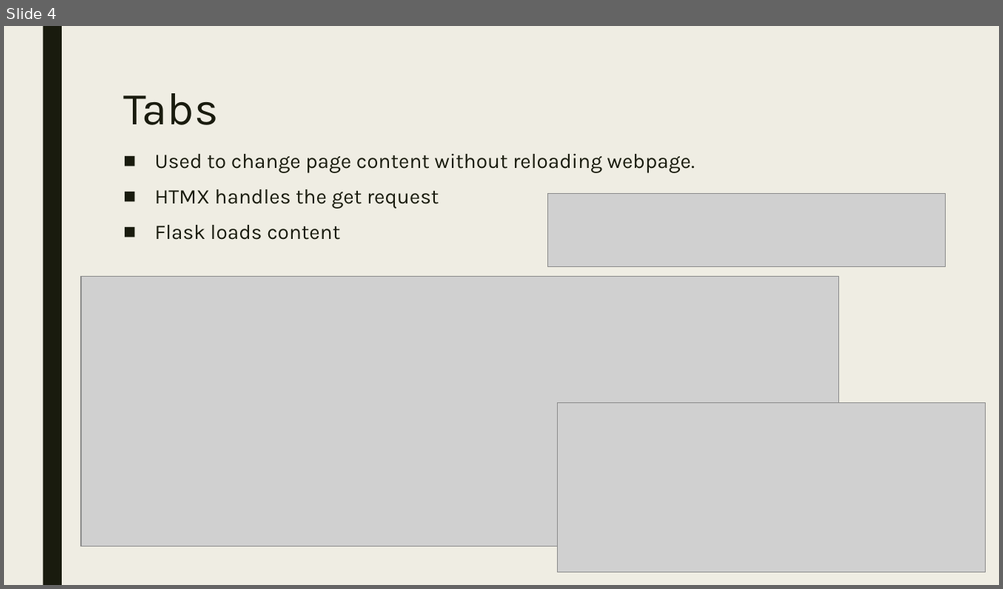
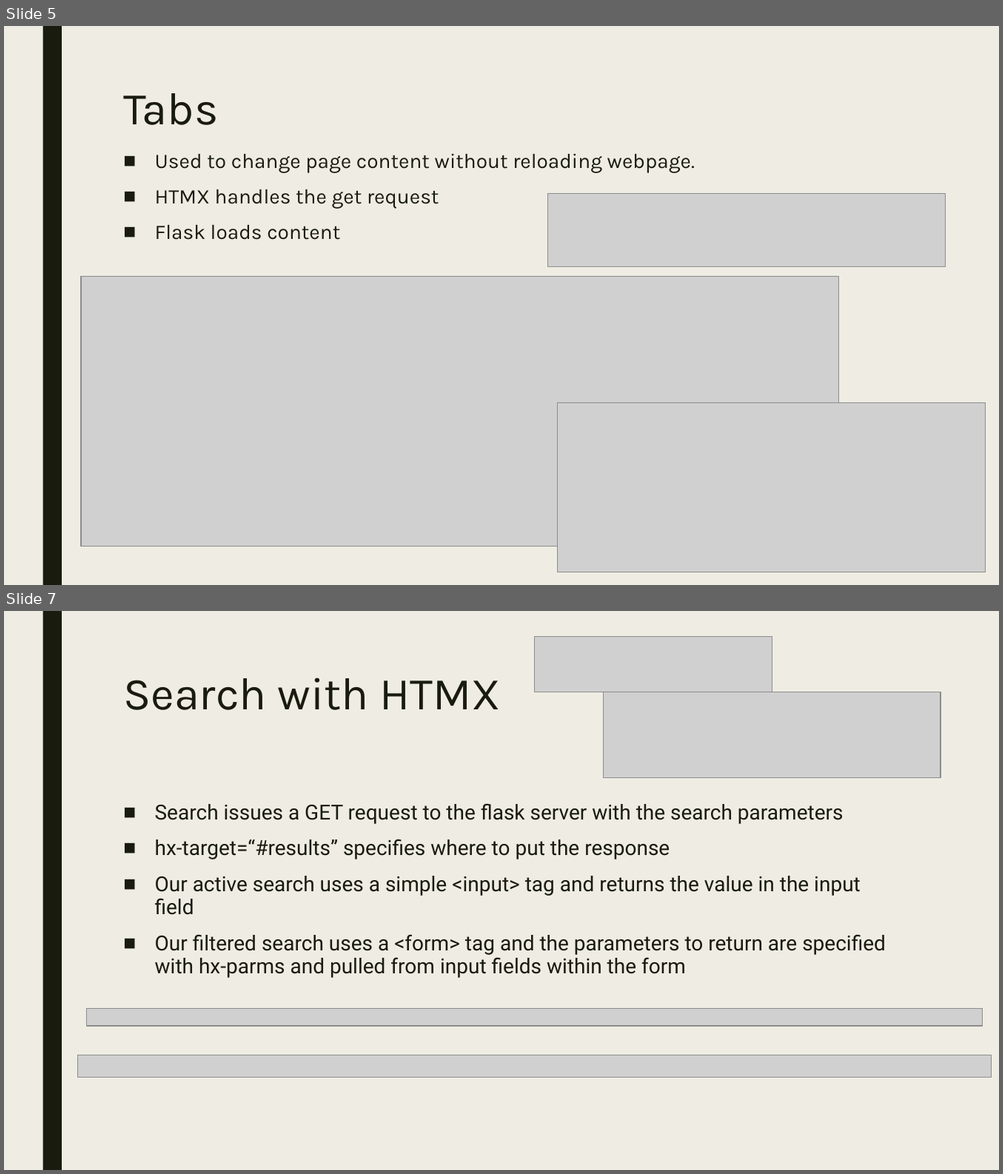
Before and after one commit to jtann5/HTMX, a slide deck: Presentation/HTMX.pptx. Shown one above the other, each under a label of ours: slide 4 before the commit, slides 5 and 7 after it; the slides between them are not shown. The pictures are 1003x589 and 1003x1174 pixels, drawn with LibreOffice and Linux fonts; fonts in the diff are those of the drawing; grey boxes stand for pictures. Boxes give left, top, right and bottom in pixels: in the first picture for what was removed or moved away, otherwise in the second. Text is boxed around its words. In the diff, an @@ line names an element or a change of style, - is before the commit and + after.

```diff
--- a/Presentation/HTMX.pptx
+++ b/Presentation/HTMX.pptx
@@ slide 7 added at (4,611,999,1170), background #EFEDE3; not listed: 1 template element that a slide beside it also shows @@
@@ picture added at (535,637,771,692) @@
@@ title added at (123,678,501,710), 44 pt, text #191B0E @@
+Search with HTMX
@@ picture added at (603,692,940,777) @@
@@ text added at (155,803,885,978), 20 pt, text #191B0E @@
+■ Search issues a GET request to the flask server with the search parameters
+■ hx-target=“#results” specifies where to put the response
+■ Our active search uses a simple <input> tag and returns the value in the input field
+■ Our filtered search uses a <form> tag and the parameters to return are specified with hx-parms and pulled from input fields within the form
@@ picture added at (87,1008,982,1026) @@
@@ picture added at (78,1056,992,1077) @@
@@ what was slide 4 is now slide 5 @@
```
Also in this commit, not shown: 3 slides changed, 2 other slides added.
